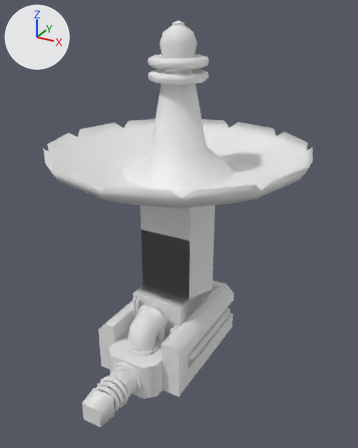
A saved change to the OBJ model src/main/resources/assets/hbm/models/machines/dyson_receiver.obj.
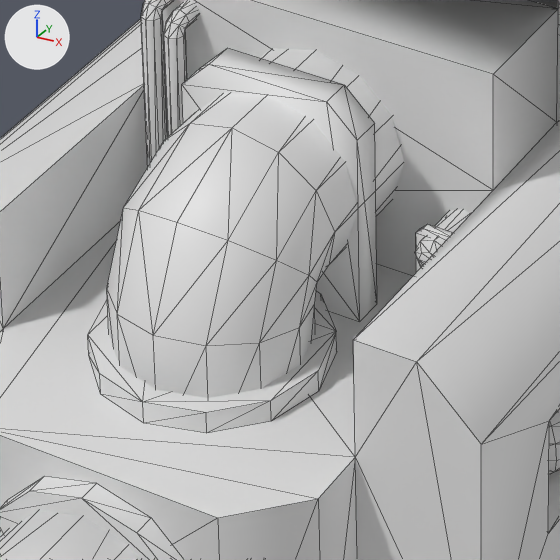
Each version is shown whole from a camera (50 mm lens) standing at (12.19, -22.11, 18.62) and looking at (0.57, -0.97, 8.05), then close up on the part from 32% to 53% of the width and 66% to 83% of the height. The lights are fixed; the arrows at upper left show +X, +Y and +Z. The close-ups show mesh edges as thin lines. Where no turn or scale is listed for an object, it has been applied to the vertices. Vertices at the same position are counted once.

The first close-up shows 'DysonReceiver'.
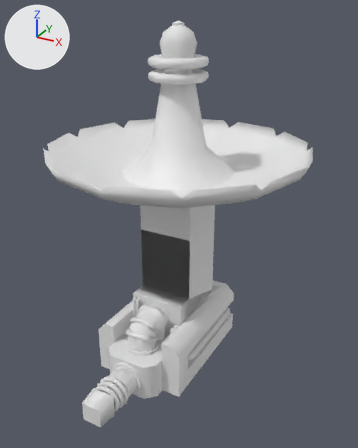
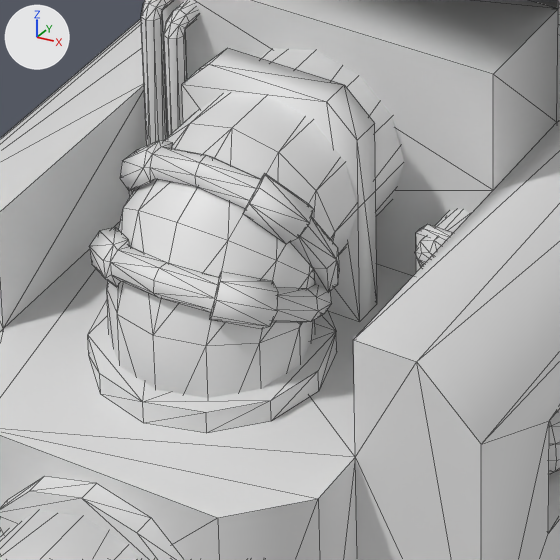
Commit message: dyson energy receiver finished!

What differs and where, as boxes [x1, y1, x2, y2] in the close-ups (560 x 560 px):
part 1 of me_dysonreceiver, added: after [120, 140, 339, 291]
part 2 of me_dysonreceiver, added: after [89, 228, 332, 329]

Diff of the bpy script that builds the scene:
```diff
--- a/src/main/resources/assets/hbm/models/machines/dyson_receiver.obj.py
+++ b/src/main/resources/assets/hbm/models/machines/dyson_receiver.obj.py
@@ me_dysonreceiver @@
 # used by ob_dysonreceiver; location = (0.0, 0.0, 0.0)
-me_dysonreceiver.from_pydata(...)  # 1288 vertices, 2420 faces; spans x -6.9..6.9, y -8.5..6.9, z 0.0..18.0
+me_dysonreceiver.from_pydata(...)  # 1520 vertices, 2884 faces; spans x -6.9..6.9, y -8.5..6.9, z 0.0..18.0
+# me_dysonreceiver part 1: a new loose piece of 116 vertices spanning x -0.9..0.9, y -4.1..-3.2, z 2.1..3.7
+# me_dysonreceiver part 2: a new loose piece of 116 vertices spanning x -0.9..0.9, y -4.7..-3.2, z 2.2..3.1
```
